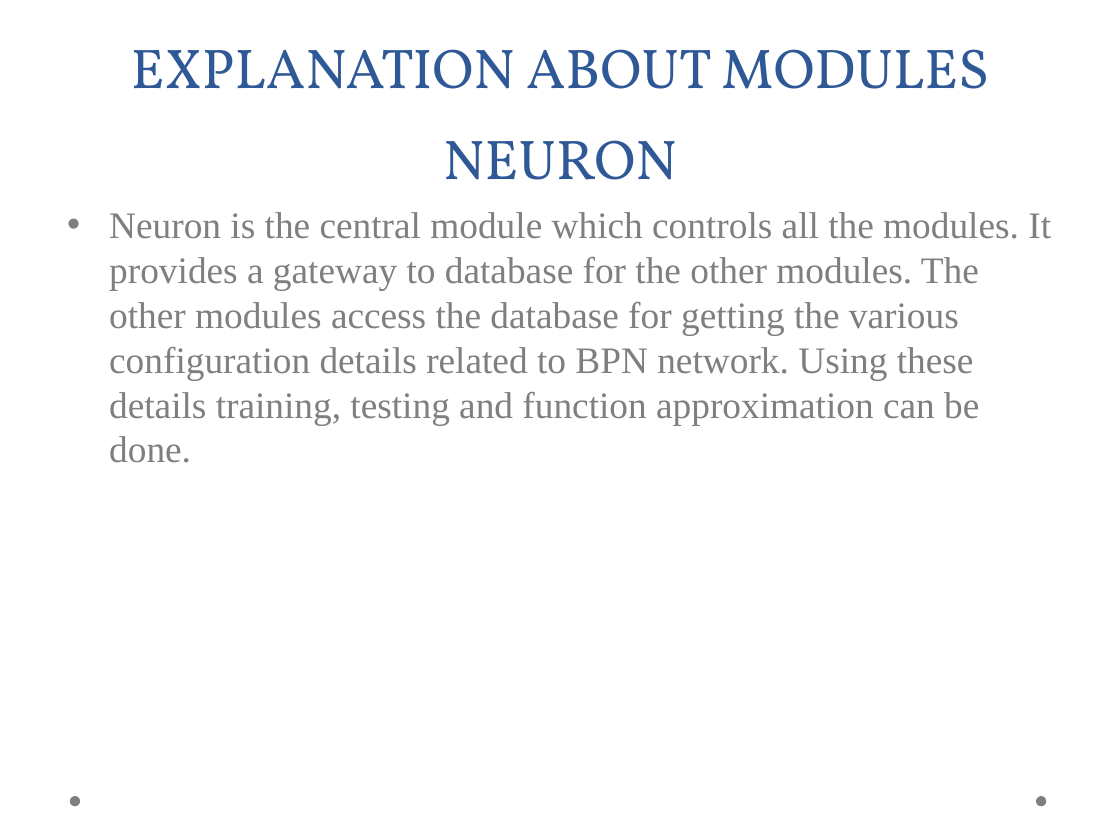
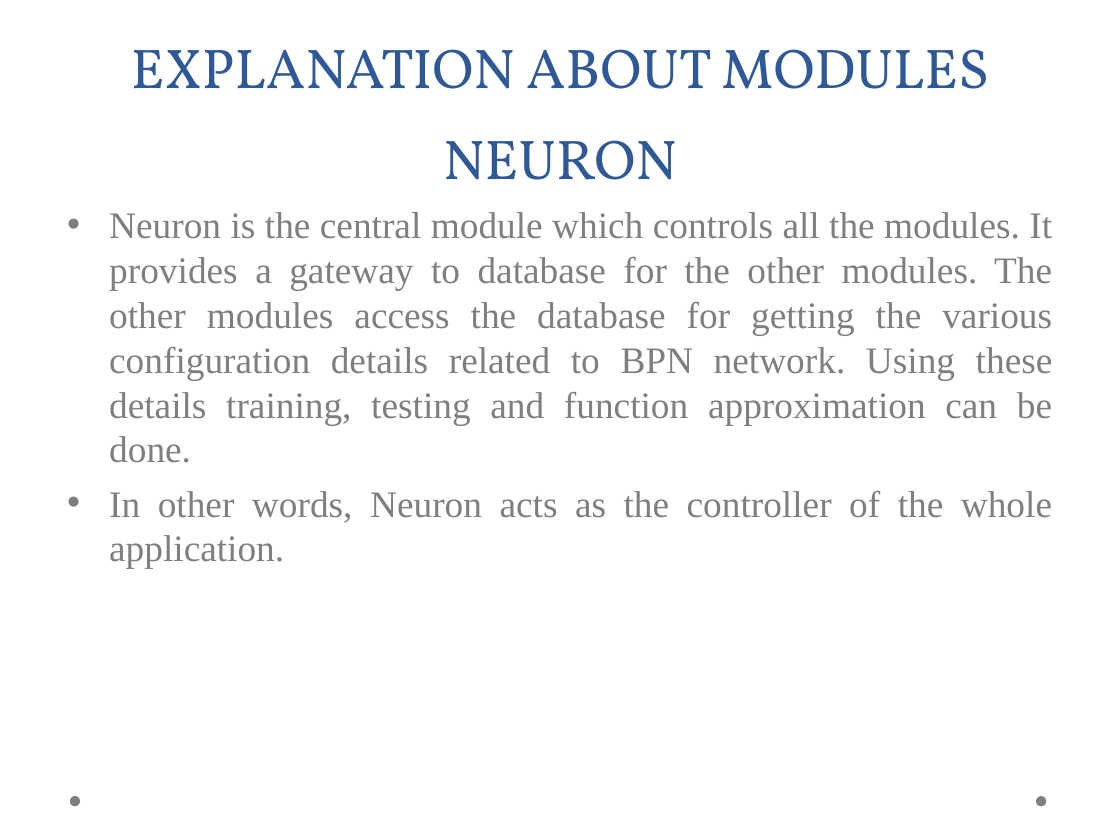
Before and after one commit to psibi/Neuron, a slide deck: slide 7 of slides/neuron.odp. Drawn at 1120x840 pixels with LibreOffice and Linux fonts; fonts in the diff are those of the drawing; background and template pictures are left out. Boxes give left, top, right and bottom in pixels: in the first picture for what was removed or moved away, otherwise in the second. Text is boxed around its words. In the diff, an @@ line names an element or a change of style, - is before the commit and + after.

```diff
--- a/slides/neuron.odp
+++ b/slides/neuron.odp
@@ text at <box>109,212,1053,463</box>: alignment left to justified @@
@@ text at <box>109,491,1052,569</box>: paragraph added @@
+• In other words, Neuron acts as the controller of the whole application.
```
Also in this commit, not shown: 8 other slides changed.
